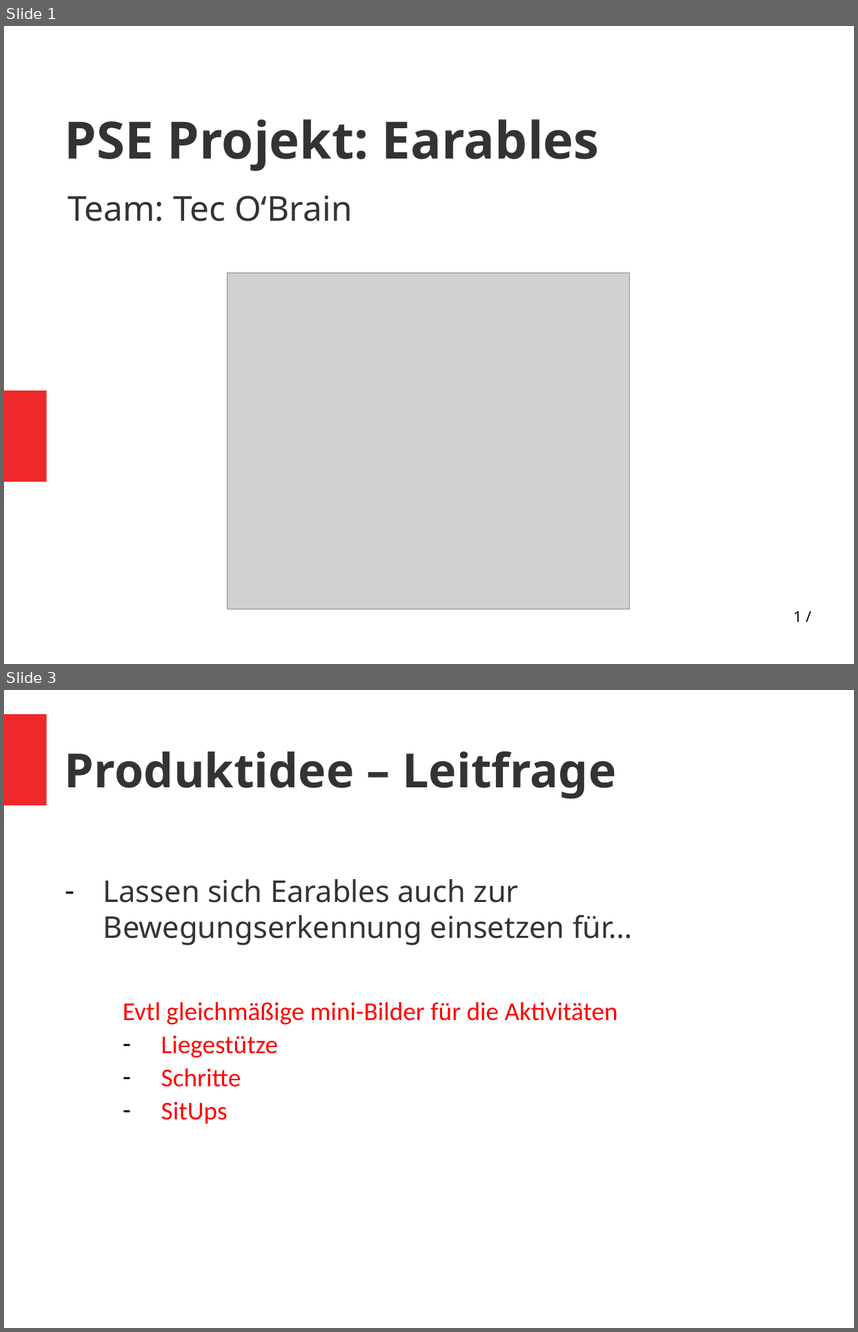
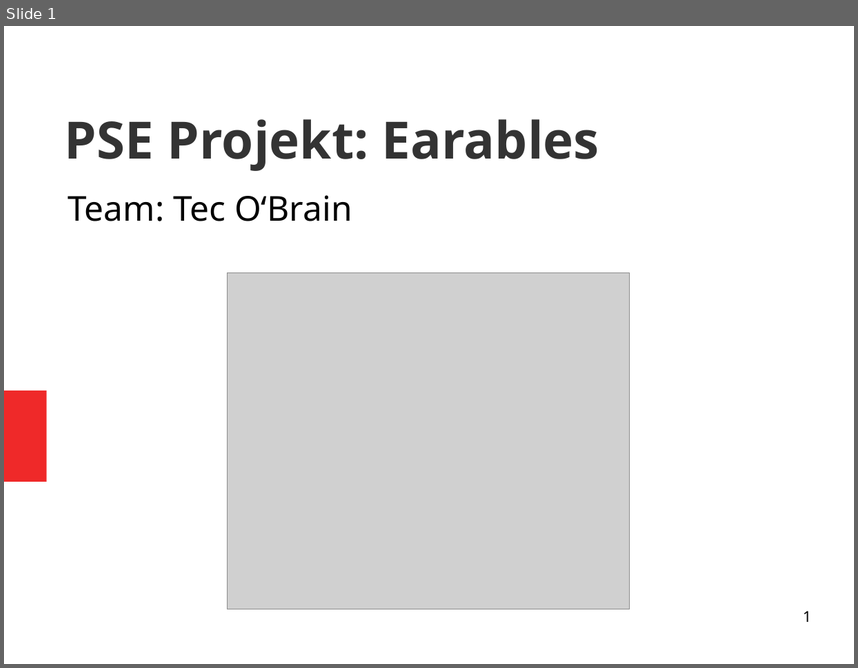
Before and after one commit to vlle1/dokumente-earablesKIT, a slide deck: Abschlusspräsi/Abschlusspräsi.odp. Shown one above the other, each under a label of ours: slides 1 and 3 before the commit, slide 1 after it; the slides between them are not shown. The pictures are 858x1332 and 858x668 pixels, drawn with LibreOffice and Linux fonts; fonts in the diff are those of the drawing; grey boxes stand for pictures. Boxes give left, top, right and bottom in pixels: in the first picture for what was removed or moved away, otherwise in the second. Text is boxed around its words. In the diff, an @@ line names an element or a change of style, - is before the commit and + after.

```diff
--- a/Abschlusspräsi/Abschlusspräsi.odp
+++ b/Abschlusspräsi/Abschlusspräsi.odp
@@ slide 3 removed at (4, 690, 854, 1328), background #FFFFFF @@
@@ freeform shape removed at (4, 714, 46, 805) @@
@@ title removed at (65, 751, 616, 799) @@
-Produktidee – Leitfrage
@@ text removed at (103, 879, 633, 1123) @@
-– Lassen sich Earables auch zur Bewegungserkennung einsetzen für…
-  Evtl gleichmäßige mini-Bilder für die Aktivitäten
-  – Liegestütze
-  – Schritte
-  – SitUps
@@ slide 1 changed as well @@
@@ subtitle "Team: Tec O‘Brain" at (68, 195, 352, 221): text colour #333333 to #000000; less space between paragraphs @@
@@ page number at (803, 610, 811, 621): text changed @@
-1 /
+1
```
Also in this commit, not shown: 8 other slides changed, 6 slides added, 3 other slides removed, 3 other files.
